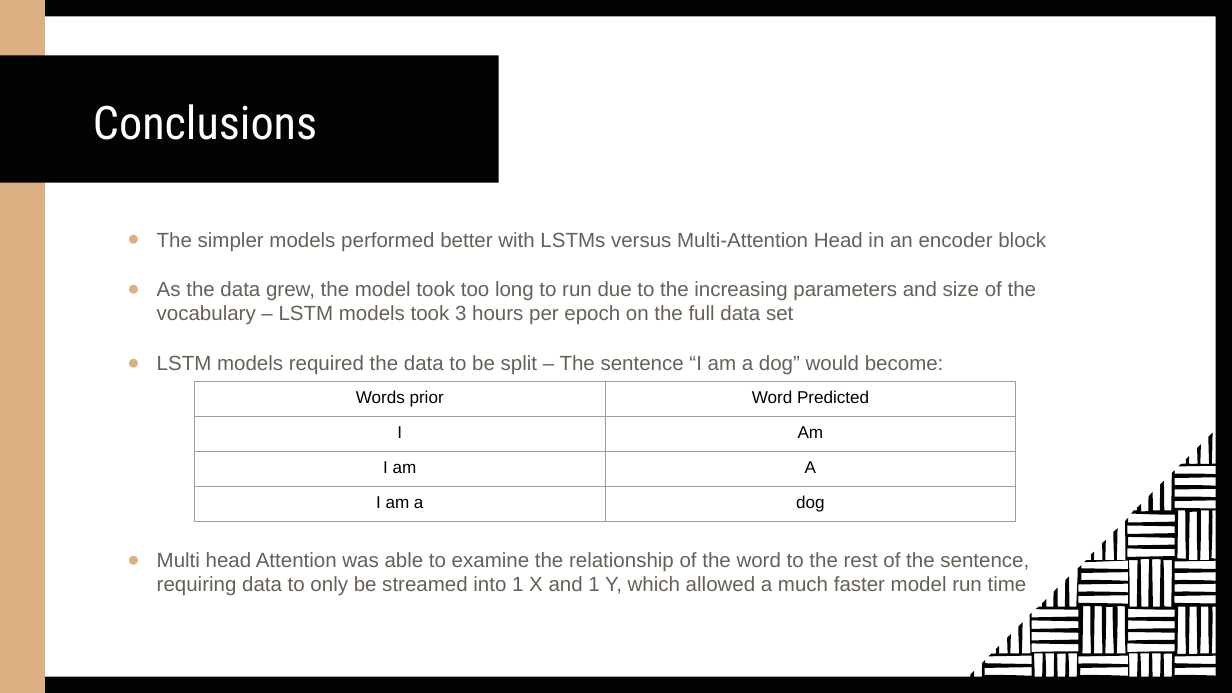
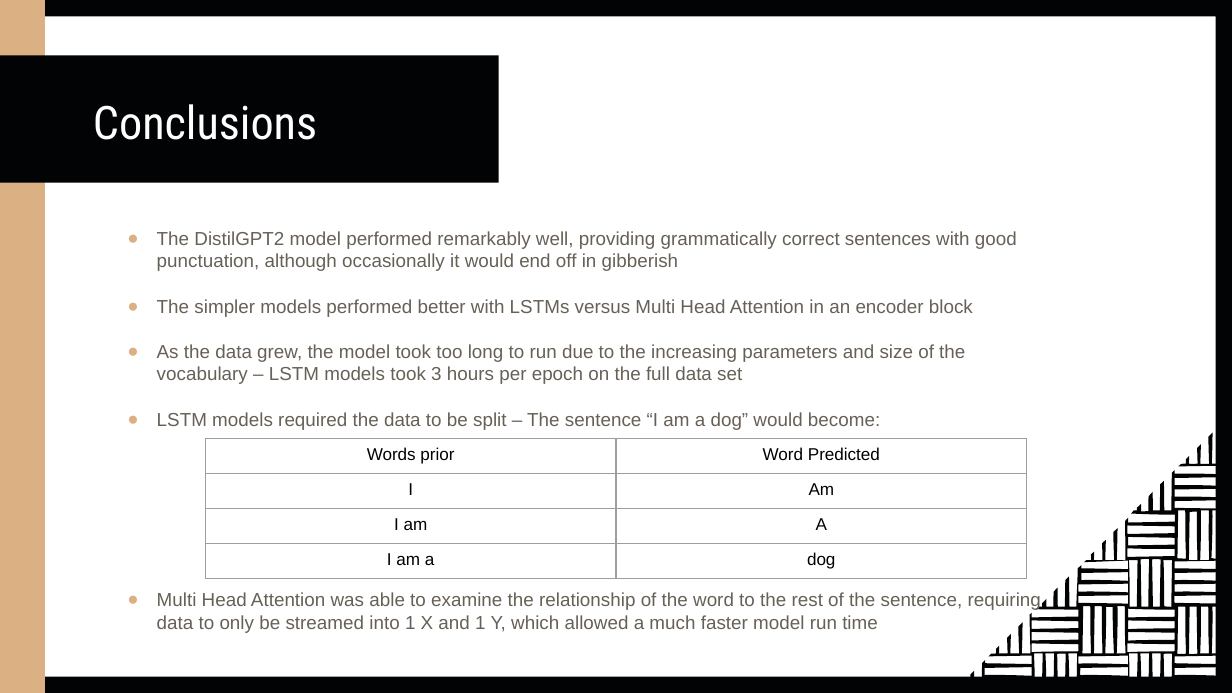
Before and after one commit to BingmingT/GA-projects, a slide deck: slide 18 of capstone/GA Capstone.pptx. Drawn at 1232x693 pixels with LibreOffice and Linux fonts; fonts in the diff are those of the drawing. Boxes give left, top, right and bottom in pixels: in the first picture for what was removed or moved away, otherwise in the second. Text is boxed around its words. In the diff, an @@ line names an element or a change of style, - is before the commit and + after.

```diff
--- a/capstone/GA Capstone.pptx
+++ b/capstone/GA Capstone.pptx
@@ text at bbox=[157, 231, 1017, 317]: text changed; size 12 to 11 pt @@
-● The simpler models performed better with LSTMs versus Multi-Attention Head in an encoder block
+● The DistilGPT2 model performed remarkably well, providing grammatically correct sentences with good punctuation, although occasionally it would end off in gibberish
+● The simpler models performed better with LSTMs versus Multi Head Attention in an encoder block
@@ text at bbox=[157, 344, 965, 430]: size 12 to 11 pt in "As the data grew, the model took ...", "LSTM models required the data to be ..." @@
@@ table: place and size @@
-table at bbox=[195, 382, 1015, 522]
+table at bbox=[206, 439, 1026, 579]
@@ text at bbox=[157, 592, 1041, 633]: text changed; size 12 to 11 pt @@
-● Multi head Attention was able to examine the relationship of the word to the rest of the sentence, requiring data to only be streamed into 1 X and 1 Y, which allowed a much faster model run time
+● Multi Head Attention was able to examine the relationship of the word to the rest of the sentence, requiring data to only be streamed into 1 X and 1 Y, which allowed a much faster model run time
```
Also in this commit, not shown: 4 other slides changed, 1 other file.
